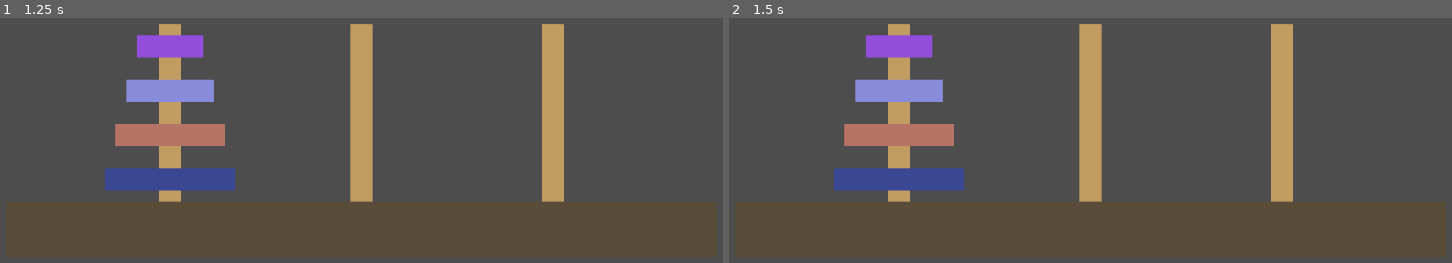
Above: before the commit, frames 1-2 (left to right).
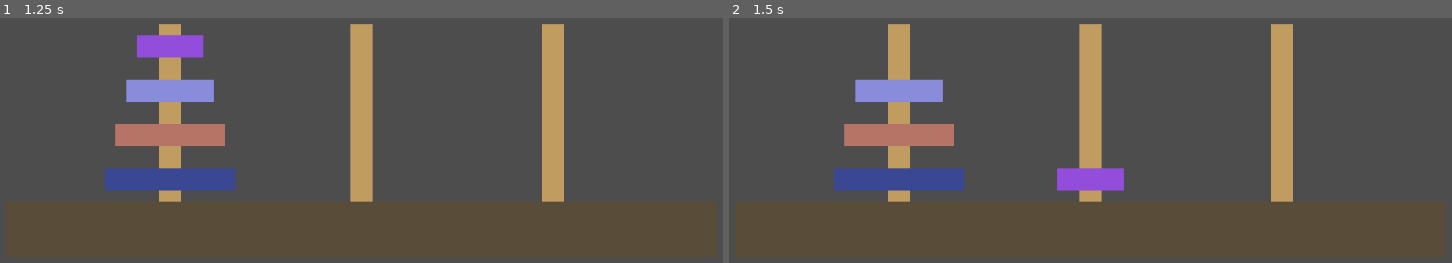
Above: after the commit, the same moments.

Repository: hossein-general/Hanoi-Tower
Game: Godot game, scene res://scenes/level.tscn
Same seed, same stepped clock (60 frames per second), same inputs: the game is played once before the commit and once after it. The engine's default icon, where the game draws it, is replaced by a stand-in: a white triangle on a blue panel in a dark square.
Inputs (mouse positions are in pixels of both pictures, inside the frame that each line leads up to):
- Up to frame 1 (1.25 s): tap Enter at 0.5 s; move the mouse to (173, 113) at 0.52 s; click (173, 113) at 0.6 s
- Up to frame 2 (1.5 s): tap Space at 1.25 s; move the mouse to (1090, 113) at 1.27 s; click (1090, 113) at 1.35 s

Frame 1 is identical in both runs. In frame 2, 1.7% of the frame differs, in the area x 18-55%, y 6-71%.

Commit message:
completing the movement process of rings (without animation) and extending the collision area of the rods to child rings

Diff:
--- a/project.godot
+++ b/project.godot
@@ -15,6 +15,10 @@
 config/features=PackedStringArray("4.4", "Mobile")
 config/icon="res://icon.svg"
 
+[display]
+
+window/size/always_on_top=true
+
 [input]
 
 Click={
@@ -22,6 +26,11 @@
 "events": [Object(InputEventMouseButton,"resource_local_to_scene":false,"resource_name":"","device":-1,"window_id":0,"a …(253 unchanged characters)…
 ]
 }
+q={
+"deadzone": 0.2,
+"events": [Object(InputEventKey,"resource_local_to_scene":false,"resource_name":"","device":-1,"window_id":0,"alt_pressed":false,"shift_pressed":false,"ctrl_pressed":false,"meta_pressed":false,"pressed":false,"keycode":0,"physical_keycode":81,"key_label":0,"unicode":113,"location":0,"echo":false,"script":null)
+]
+}
 
 [rendering]
 
--- a/scenes/ring.tscn
+++ b/scenes/ring.tscn
@@ -1,6 +1,9 @@
-[gd_scene load_steps=2 format=3 uid="uid://dbg64ndp1o7dg"]
+[gd_scene load_steps=3 format=3 uid="uid://dbg64ndp1o7dg"]
 
 [ext_resource type="Script" uid="uid://beuxnq04wwvwj" path="res://scripts/ring.gd" id="1_03kdj"]
+
+[sub_resource type="RectangleShape2D" id="RectangleShape2D_03kdj"]
+size = Vector2(52, 20)
 
 [node name="Ring" type="Node2D"]
 script = ExtResource("1_03kdj")
@@ -9,3 +12,11 @@
 texture_repeat = 2
 scale = Vector2(0.5, 0.5)
 polygon = PackedVector2Array(-48, -16, -48, 16, 48, 16, 48, -16)
+
+[node name="Area2D" type="Area2D" parent="."]
+
+[node name="CollisionShape2D" type="CollisionShape2D" parent="Area2D"]
+shape = SubResource("RectangleShape2D_03kdj")
+
+[connection signal="mouse_entered" from="Area2D" to="." method="_on_area_2d_mouse_entered"]
+[connection signal="mouse_exited" from="Area2D" to="." method="_on_area_2d_mouse_exited"]
--- a/scripts/level.gd
+++ b/scripts/level.gd
@@ -1,5 +1,4 @@
 extends Node2D
-
 
 var rod_scene = preload("res://scenes/rod.tscn")
 var ring_scene = preload("res://scenes/ring.tscn")
@@ -11,6 +10,9 @@
 const table_y_pos: int = 264
 
 var main_rod_generated: bool = false	# main rod contains rings
+
+# ring moving related variables
+var first_rod = null
 
 
 # Getting the number of Rods and Rings from the Game Creator menue (which is not implemented yet)
@@ -35,10 +37,13 @@
 	rod.max_ring_count = ring_count			# setting maximum ring count avalable in game
 	$RodPoses.add_child(rod)		# adding rods as childs of the RodPoses node (for further organization)
 
+	# Connecting signals
+	rod.click.connect(_on_rod_click)
 
-# Creating rods, instantiating, and adding as a child to RodPoses scene
+
+# Creating rods, instantiating, and adding as a child to RodPoses scene and returns them
 func create_rings(ring_count):
-	var rings_created: Array = []
+	var rings_created: Array = []	# the created rings
 
 	for size in range(ring_count, 0, -1):
 		print("ring_created")
@@ -50,7 +55,7 @@
 	return rings_created
 
 
-# calculating the x positions in which the rods should be spawned
+# calculating the x positions in which the rods should be spawned and returns them
 func calc_x_pos(ring_count, rod_count):
 	var node_len = min_ring_len + ring_len_dif * ring_count
 	var total_len = node_len * rod_count
@@ -59,10 +64,50 @@
 		print("UN SUPPORTED NUMBER OF RODS/RINGS (OUT OF VIEW)")	# no exception raised
 
 	var margin: int = (view_len - total_len) / 2
-	var rod_x_poses: Array[int]		# an array containing rod x-poses
+	var rod_x_poses: Array[int]		# an array containing x-posision of rods
 
 	rod_x_poses.push_back(margin + node_len/2)		# the first rods x-pos should be calculated seperately
 	for i in range(1, rod_count):		# calculating other rods positions and storing them
 		rod_x_poses.push_back(margin + node_len/2 + i * node_len)	# appending each new value
 
 	return rod_x_poses
+
+
+func move_ring(rod1, rod2):
+	var the_ring = rod1.top_ring()
+	if not (the_ring == null):
+		if rod2.add_ring(the_ring):
+			rod1.remove_top()
+		else:
+			printerr("the size doesnt match (this should have not happened)")
+	else:
+		printerr("the first rod is empty (this should have not happened)")
+
+
+
+# Signals
+func _on_rod_click(rod) -> void:
+	# getting the first selection from rods
+	if first_rod == null:
+		if rod.has_rings():
+			first_rod = rod
+			print("rod \"", first_rod, "\" stored")
+		else:
+			print("this rod is empty")
+
+	# handling clicking the same rod again
+	elif rod == first_rod:
+		first_rod = null
+		print("duplicate")
+
+	# if the ring moving request sounds sufficiant
+	else:
+		var the_ring = first_rod.top_ring()
+
+		# concidering the rules of the game
+		if (not rod.has_rings()) or first_rod.top_ring().size < rod.top_ring().size:
+			move_ring(first_rod, rod)
+		else:
+			print("the rules of the game does not allow bigger rings on top of smaller ones")
+		print("ring moved!")
+		first_rod = null
--- a/scripts/ring.gd
+++ b/scripts/ring.gd
@@ -3,15 +3,39 @@
 # Constants
 const size_mul: float = 0.32
 
-var size: int	# the length of the rod (how big it is)
+var parent_rod = null	# the rod that holds this ring
+var size: int			# the length of the rod (how big it is)
+
+# mouse input control
+var mouse_in: bool = false	# if the mouse is within the surrounding area of the ring
+signal external_click()		# this helps extending the click area for the rod
+
 
 func _ready() -> void:
 	scale = Vector2(size_mul * (size-1) + 1, 1)		# Size adjustments
 	$Polygon2D.color = Color(randf_range(0.2, 0.9),randf_range(0.2, 0.9),randf_range(0.2, 0.9),1)	# Random color
 
+
+func _process(_delta: float) -> void:
+	if Input.is_action_just_pressed("Click") and mouse_in:		# handling clicks
+		external_click.emit()
+
+
+func update_parent(rod):
+	parent_rod = rod
+
+# position updating functions
 func instant_update_pos(pos: Vector2):
 	position = pos
 
 
 func set_size(new_size: int):
 	size = new_size
+
+
+func _on_area_2d_mouse_entered() -> void:
+	mouse_in = true
+
+
+func _on_area_2d_mouse_exited() -> void:
+	mouse_in = false
--- a/scripts/rod.gd
+++ b/scripts/rod.gd
@@ -2,6 +2,9 @@
 
 # Constants
 const rod_ring_height: int = 32
+
+# signals
+signal click(rod)	# passing "self"
 
 # ring managementa
 var ring_stack: Array = []		# the stack wich holds the rings
@@ -11,36 +14,74 @@
 
 # for handling mouse input
 var mouse_in: bool = false
+var click_done: bool = false
 
 
+# Default processes
 func _ready() -> void:
+	# for test
+	if max_ring_count <= 0:
+		max_ring_count = 3
+
 	scale *= Vector2(1, max_ring_count)
-
 	for num in range(max_ring_count):
 		ring_pos_map[num] = Vector2(global_position.x, global_position.y - num * rod_ring_height - (rod_ring_height/2))
 
 	update_ring_count()
 	init_rings()
 
-	print(ring_pos_map)
-	print(ring_stack)
-	for ring in ring_stack:
-		print(ring, ring.size)
-	print(ring_count)
+
+func  _process(_delta: float) -> void:
+	click_done = false
+	if Input.is_action_just_pressed("Click") and mouse_in and (not click_done):		# handling clicks (the click_done part is for multithreat)
+		print("-----------------")
+		click.emit(self)
+		click_done = true
 
 
-func  _process(_delta: float) -> void:
-	if Input.is_action_just_pressed("Click") and mouse_in:		# handling clicks
-		print("on-click")
-
-
+# Custom functions
 func update_ring_count():
 	ring_count = ring_stack.size()
 
 
 func init_rings():
 	for i in range(ring_count):
-		ring_stack[i].instant_update_pos(ring_pos_map[i])
+		var the_ring = ring_stack[i]
+		the_ring.instant_update_pos(ring_pos_map[i])
+		the_ring.external_click.connect(_on_ring_external_click)
+
+
+# adding a new ring and requesting that ring to move to required position
+func add_ring(new_ring) -> bool:
+	if has_rings() and new_ring.size > ring_stack[ring_count - 1].size:	# to check if the new one is not larger than the top one
+		return false				# process un-successful
+
+	ring_stack.push_back(new_ring)	# add the new ring to the stack
+	new_ring.external_click.connect(_on_ring_external_click)
+	update_ring_count()				# updating number of rings
+	new_ring.instant_update_pos(ring_pos_map[ring_count - 1])	# moving the new ring to correct position
+	return true		# process successful
+
+
+# remove the last ring, update ring count
+func remove_top():
+	var the_ring = ring_stack.pop_back()
+	the_ring.external_click.disconnect(_on_ring_external_click)
+	update_ring_count()
+
+
+func top_ring():
+	if ring_count > 0:
+		return ring_stack[ring_count - 1]
+	else:
+		return null
+
+
+func has_rings() -> bool:
+	if ring_count > 0:
+		return true
+	else:
+		return false
 
 # Signals
 func _on_area_2d_mouse_entered() -> void:
@@ -49,3 +90,9 @@
 
 func _on_area_2d_mouse_exited() -> void:
 	mouse_in = false
+
+
+func _on_ring_external_click() -> void:
+	if not click_done:
+		click.emit(self)
+		click_done = true
